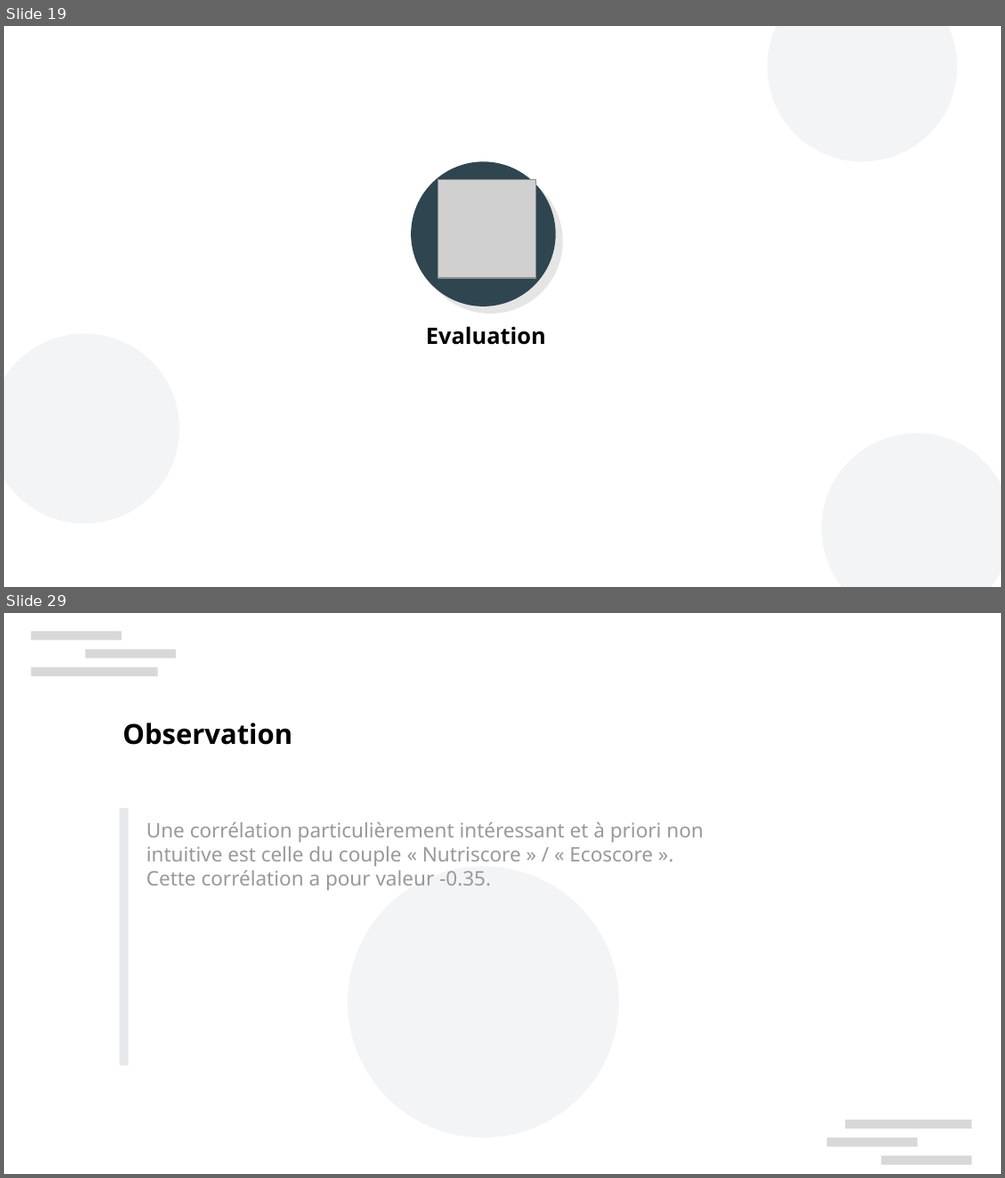
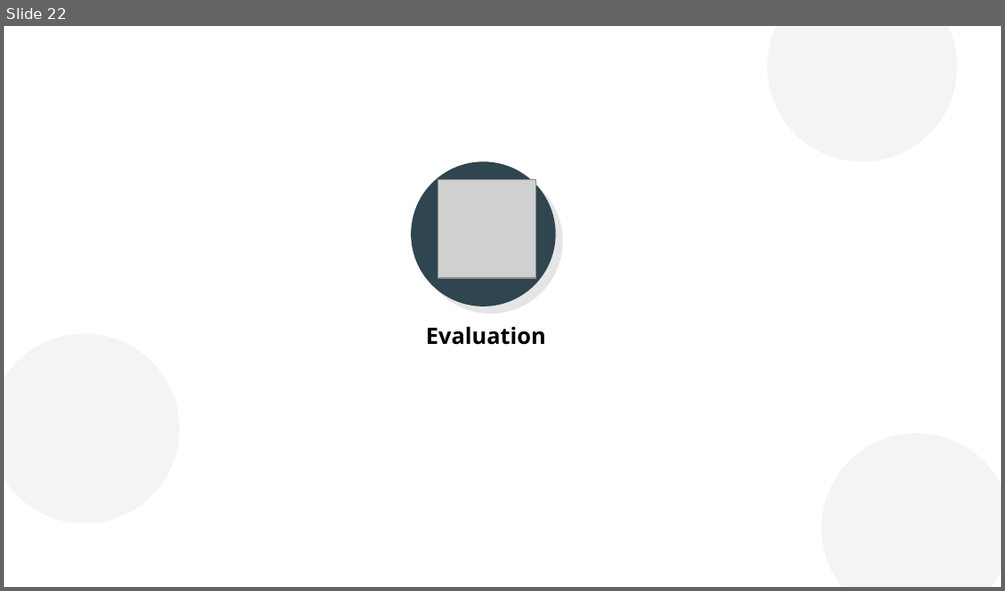
Before and after one commit to curiousmindflow/oc-ml-p3, a slide deck: report/P3_01_presentation.odp. Shown one above the other, each under a label of ours: slides 19 and 29 before the commit, slide 22 after it; the slides between them are not shown. The pictures are 1005x1178 and 1005x591 pixels, drawn with LibreOffice and Linux fonts; fonts in the diff are those of the drawing; grey boxes stand for pictures; background and template pictures are left out. Boxes give left, top, right and bottom in pixels: in the first picture for what was removed or moved away, otherwise in the second. Text is boxed around its words. In the diff, an @@ line names an element or a change of style, - is before the commit and + after.

```diff
--- a/report/P3_01_presentation.odp
+++ b/report/P3_01_presentation.odp
@@ slide 29 removed at (4,613,1001,1174), background #FFFFFF @@
@@ rectangle removed at (31,631,121,640) @@
@@ rectangle removed at (85,649,176,658) @@
@@ rectangle removed at (31,667,158,676) @@
@@ text removed at (122,722,292,745) @@
-Observation
@@ rectangle removed at (120,809,129,1065) @@
@@ text removed at (146,822,703,891) @@
-Une corrélation particulièrement intéressant et à priori non intuitive est celle du couple « Nutriscore » / « Ecoscore ». Cette corrélation a pour valeur -0.35.
@@ ellipse removed at (348,867,619,1137) @@
@@ rectangle removed at (845,1119,971,1128) @@
@@ rectangle removed at (827,1137,917,1147) @@
@@ rectangle removed at (882,1156,971,1165) @@
@@ what was slide 19 is now slide 22 @@
```
Also in this commit, not shown: 2 slides changed, 7 slides added, 20 other slides removed, 10 other files.
